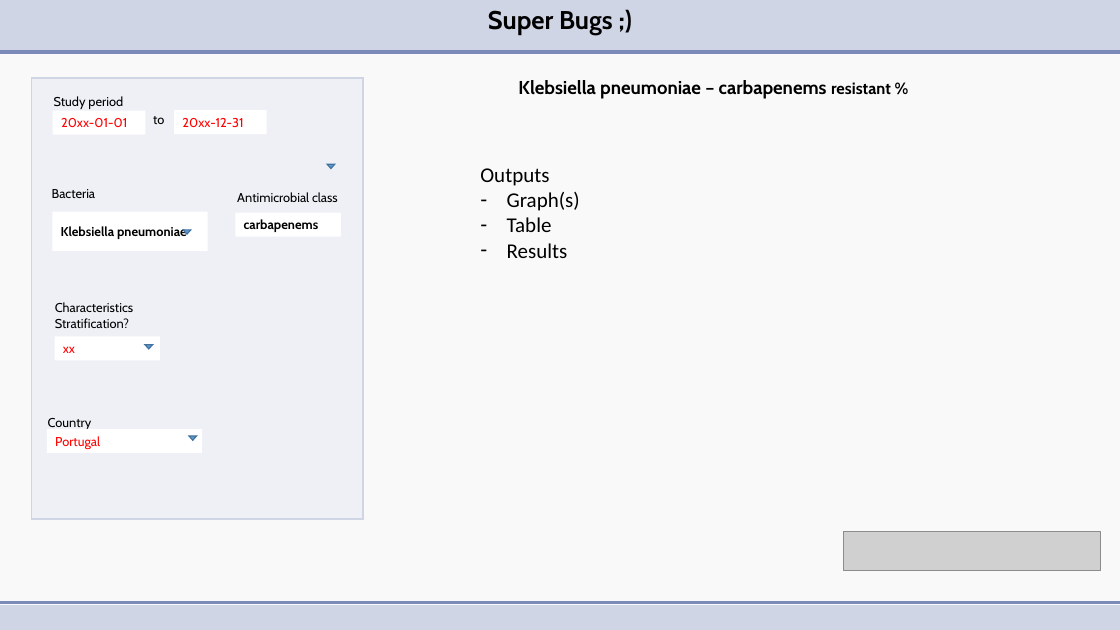
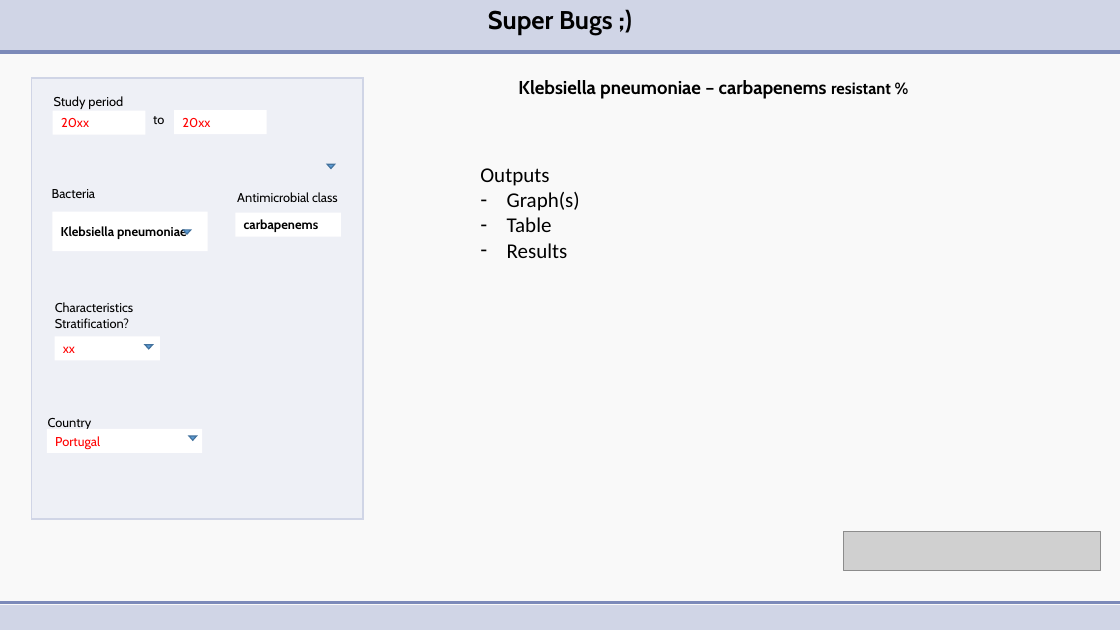
Before and after one commit to joanagomesdias/super_bugs, a slide deck: slide 1 of MockUpShiny.pptx. Drawn at 1120x630 pixels with LibreOffice and Linux fonts; fonts in the diff are those of the drawing; grey boxes stand for pictures. Boxes give left, top, right and bottom in pixels: in the first picture for what was removed or moved away, otherwise in the second. Text is boxed around its words. In the diff, an @@ line names an element or a change of style, - is before the commit and + after.

```diff
--- a/MockUpShiny.pptx
+++ b/MockUpShiny.pptx
@@ text in rectangle at bbox=[61, 118, 89, 127]: text changed @@
-20xx-01-01
+20xx
@@ text in rectangle at bbox=[182, 118, 210, 127]: text changed @@
-20xx-12-31
+20xx
```
Also in this commit, not shown: 1 slide added.
